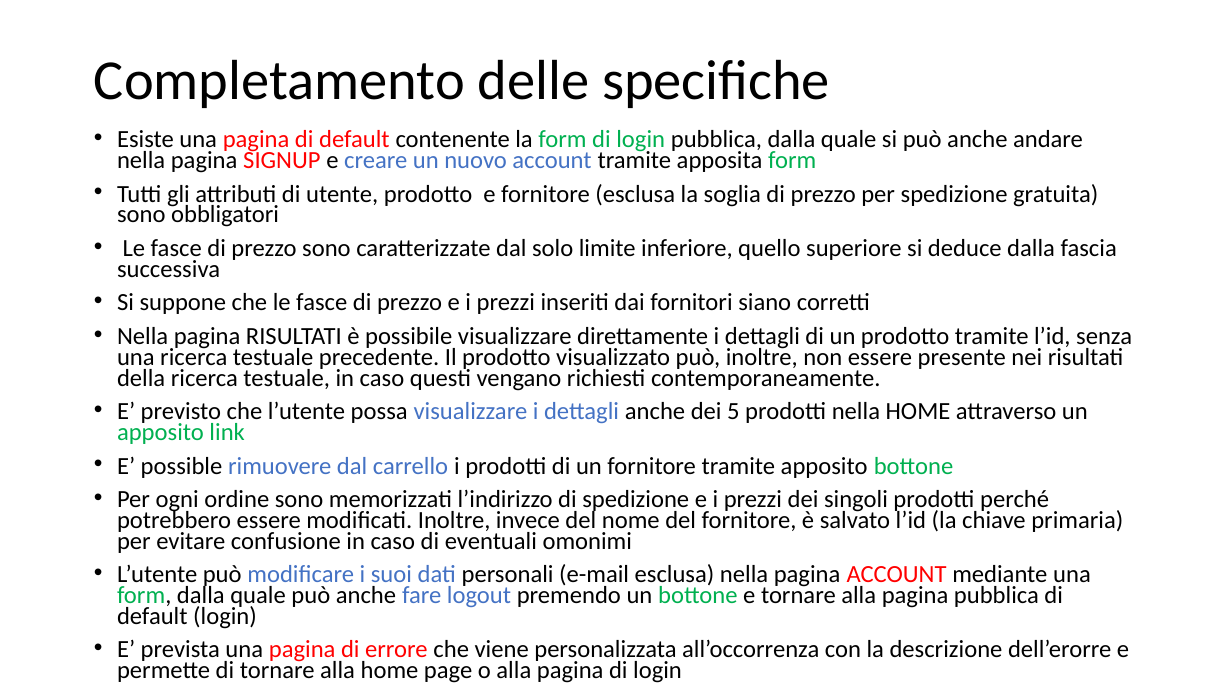
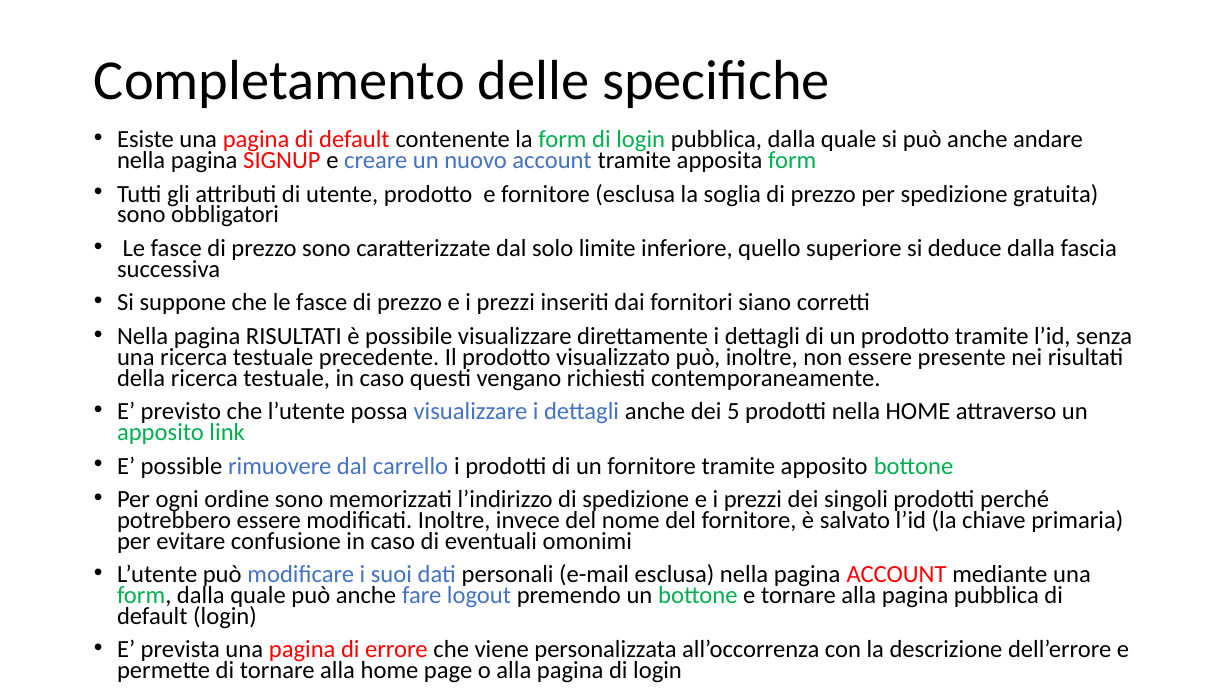
Before and after one commit to NicoleFilippi/Progetto_TIW_Polimi_2023, a slide deck: slide 6 of deliverables/DOCUMENTAZIONE.pptm. Drawn at 1232x693 pixels with LibreOffice and Linux fonts; fonts in the diff are those of the drawing. Boxes give left, top, right and bottom in pixels: in the first picture for what was removed or moved away, otherwise in the second. Text is boxed around its words. In the diff, an @@ line names an element or a change of style, - is before the commit and + after.

```diff
--- a/deliverables/DOCUMENTAZIONE.pptm
+++ b/deliverables/DOCUMENTAZIONE.pptm
@@ text at [117,639,1129,683]: text changed @@
-• E’ prevista una pagina di errore che viene personalizzata all’occorrenza con la descrizione dell’erorre e permette di tornare alla home page o alla pagina di login
+• E’ prevista una pagina di errore che viene personalizzata all’occorrenza con la descrizione dell’errore e permette di tornare alla home page o alla pagina di login
```
Also in this commit, not shown: 5 other slides changed, 17 other files.
